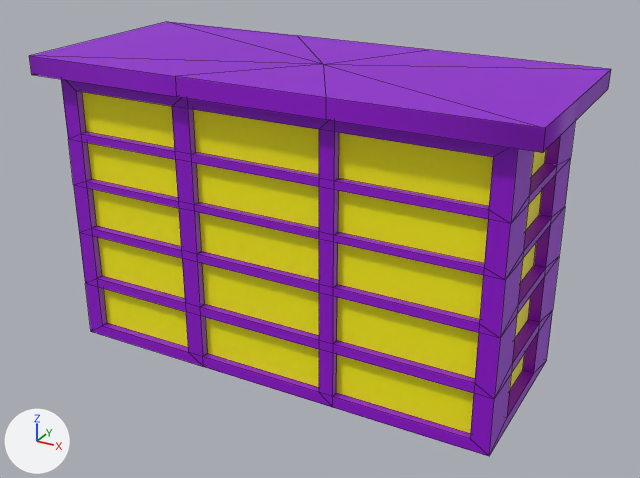
An edit to the FBX model Assets/Meshes/Building_Large_Side_001.fbx, drawn before and after from the same camera.
Camera for both pictures: a camera (50 mm lens) standing at (52.9, -42.9, 99.8) and looking at (1.3, 51.0, 52.9). The lights are fixed; the arrows at lower left show +X, +Y and +Z. Mesh edges are drawn as thin lines. Where no turn or scale is listed for an object, it has been applied to the vertices.

Before the edit, the objects in view are built like this:
```python
me_mesh = bpy.data.meshes.new('Mesh')
me_mesh.from_pydata(...)  # 370 vertices, 396 faces; spans x -33.0..33.0, y -2.0..26.0, z 0.0..40.0
# faces by material slot: [356, 40]
me_mesh.materials.append(mat_mainbuilding)  # purple #9300d5
me_mesh.materials.append(mat_windows)  # yellow #fff700
ob_building_large_side_001 = bpy.data.objects.new('Building_Large_Side_001', me_mesh)
ob_building_large_side_001.location = (-0.3, 39.6, 36.0)
```
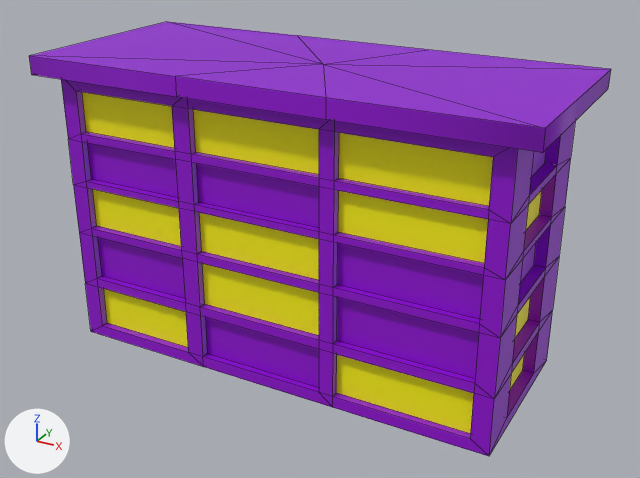
Boxes (x1, y1, x2, y2) around the edits, measured in the pictures (640 x 478 px):
part 1 of me_mesh, recoloured (yellow to purple)
    both: (87, 143, 546, 387)

The edits, one by one:
me_mesh has 370 vertices, 396 faces and spans x -33.0..33.0, y -2.0..26.0, z 0.0..40.0.
me_mesh is used by ob_building_large_side_001; location (-0.3, 39.6, 36.0).
me_mesh part 1: 16 of the faces centred in x -28.5..28.5, y 1.0..23.0, z 4.7..32.9 switch from mat_windows (yellow #fff700) to mat_mainbuilding (purple #9300d5).
